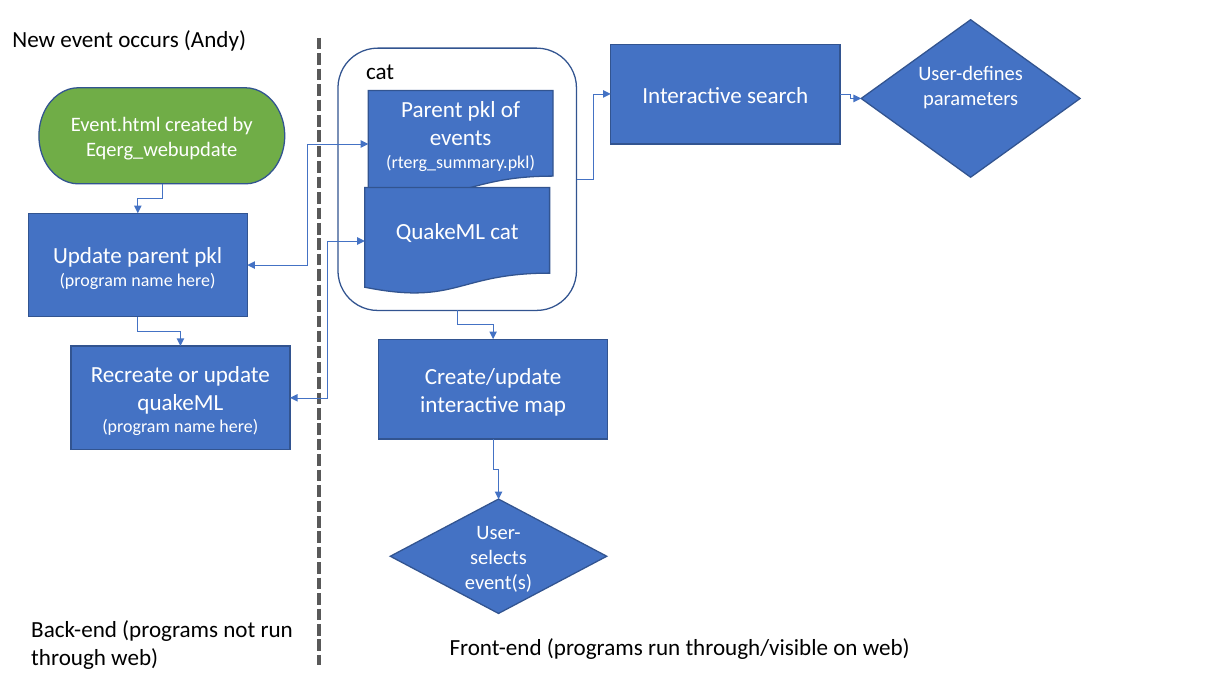
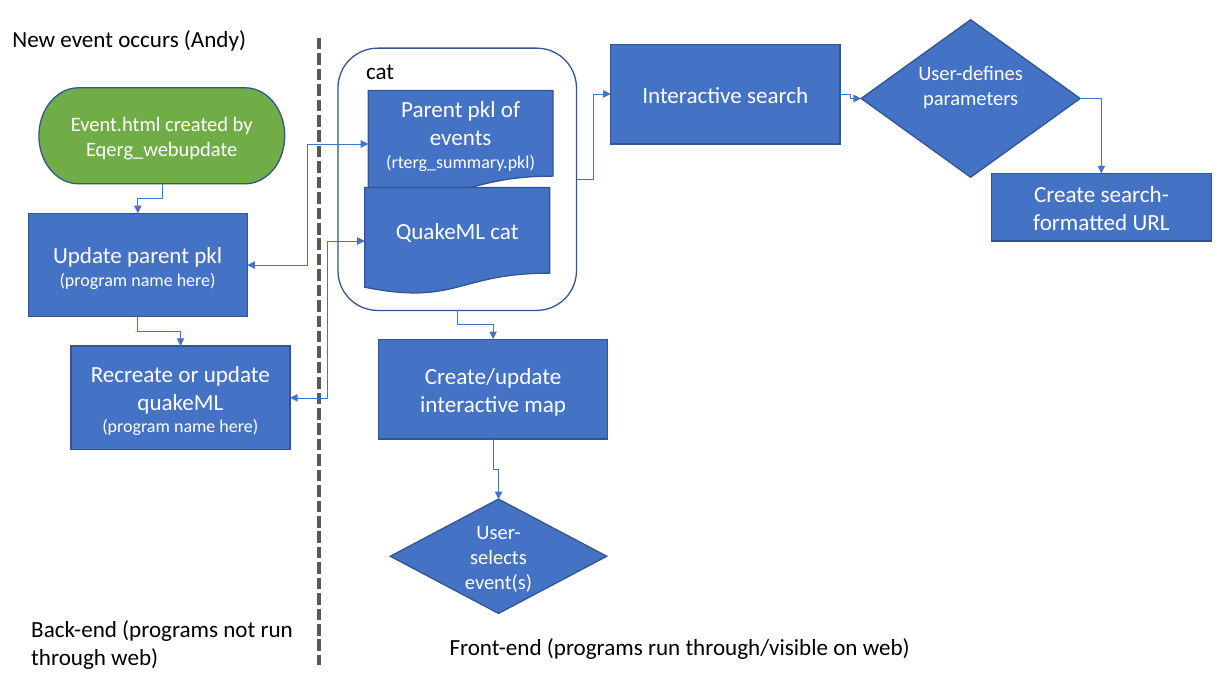
Before and after one commit to avnewman/rterg, a slide deck: slide 2 of web/design/software_development_flowchart.pptx. Drawn at 1232x693 pixels with LibreOffice and Linux fonts; fonts in the diff are those of the drawing. Boxes give left, top, right and bottom in pixels: in the first picture for what was removed or moved away, otherwise in the second. Text is boxed around its words. In the diff, an @@ line names an element or a change of style, - is before the commit and + after.

Commit message:
minor update to flowchart

```diff
--- a/web/design/software_development_flowchart.pptx
+++ b/web/design/software_development_flowchart.pptx
@@ elbow arrow added from (1080, 99) to (1102, 174), #4472C4 0.5 pt @@
@@ rectangle added at (x1=992, y1=174, x2=1212, y2=241), fill #4472C4, outline #325491 1 pt, 18 pt, text #FFFFFF @@
+Create search-formatted URL
```
